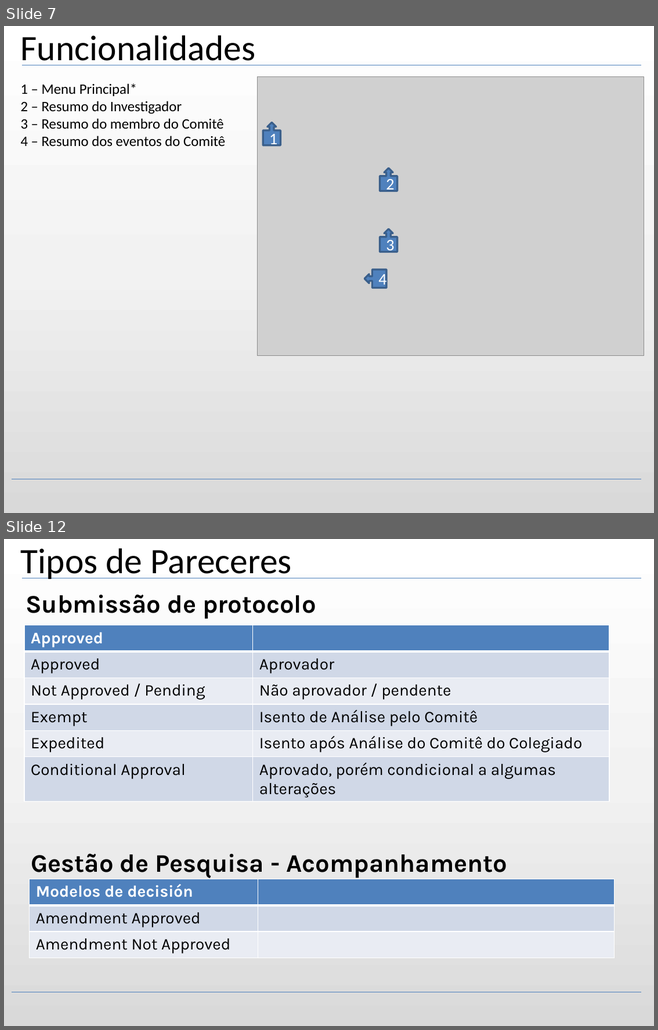
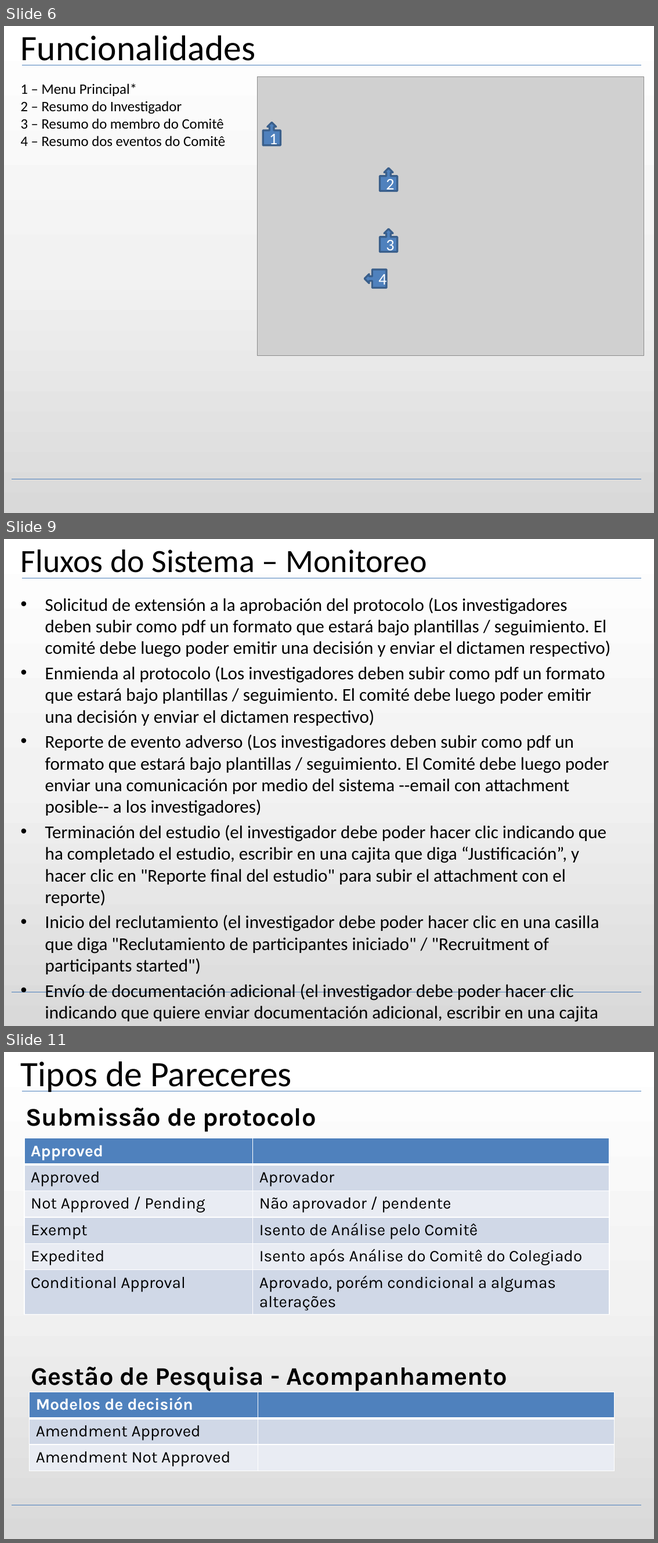
Before and after one commit to bireme/proethos, a slide deck: _documents/presentation/ProEthos - pt_BR - v0.14.52.pptx. Shown one above the other, each under a label of ours: slides 7 and 12 before the commit, slides 6, 9 and 11 after it; the slides between them are not shown. The pictures are 658x1030 and 658x1543 pixels, drawn with LibreOffice and Linux fonts; fonts in the diff are those of the drawing; grey boxes stand for pictures; background and template pictures are left out. Boxes give left, top, right and bottom in pixels: in the first picture for what was removed or moved away, otherwise in the second. Text is boxed around its words. In the diff, an @@ line names an element or a change of style, - is before the commit and + after.

```diff
--- a/_documents/presentation/ProEthos - pt_BR - v0.14.52.pptx
+++ b/_documents/presentation/ProEthos - pt_BR - v0.14.52.pptx
@@ slide 9 added at (x1=4, y1=539, x2=654, y2=1026), background gradient #FFFFFF to #F2F2F2 to #D9D9D9; not listed: 2 template elements that a slide beside it also shows @@
@@ text added at (x1=21, y1=549, x2=426, y2=578), 36 pt, text #000000 @@
+Fluxos do Sistema – Monitoreo
@@ text added at (x1=45, y1=598, x2=610, y2=1022), 20 pt, text #000000 @@
+• Solicitud de extensión a la aprobación del protocolo (Los investigadores deben subir como pdf un formato que estará bajo plantillas / seguimiento. El comité debe luego poder emitir una decisión y enviar el dictamen respectivo)
+• Enmienda al protocolo (Los investigadores deben subir como pdf un formato que estará bajo plantillas / seguimiento. El comité debe luego poder emitir una decisión y enviar el dictamen respectivo)
+• Reporte de evento adverso (Los investigadores deben subir como pdf un formato que estará bajo plantillas / seguimiento. El Comité debe luego poder enviar una comunicación por medio del sistema --email con attachment posible-- a los investigadores)
+• Terminación del estudio (el investigador debe poder hacer clic indicando que ha completado el estudio, escribir en una cajita que diga “Justificación”, y hacer clic en "Reporte final del estudio" para subir el attachment con el reporte)
+• Inicio del reclutamiento (el investigador debe poder hacer clic en una casilla que diga "Reclutamiento de participantes iniciado" / "Recruitment of participants started")
+• Envío de documentación adicional (el investigador debe poder hacer clic indicando que quiere enviar documentación adicional, escribir en una cajita que diga “Explicación”, y subir la documentación adicional como attachment)
@@ what was slide 7 is now slide 6 @@
@@ what was slide 12 is now slide 11 @@
```
Also in this commit, not shown: 6 slides changed, 22 other slides added, 2 slides removed, 6 other files.
